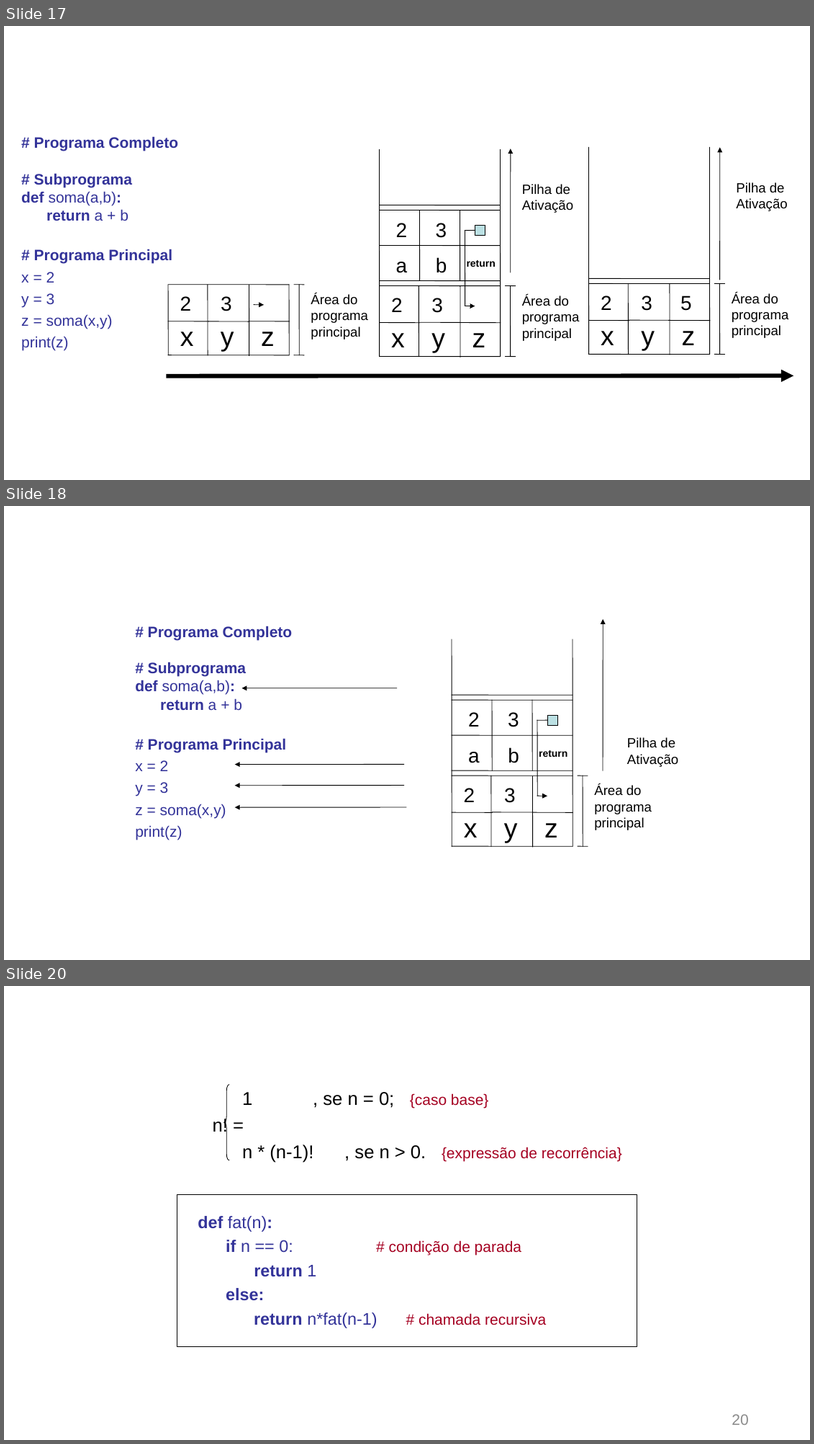
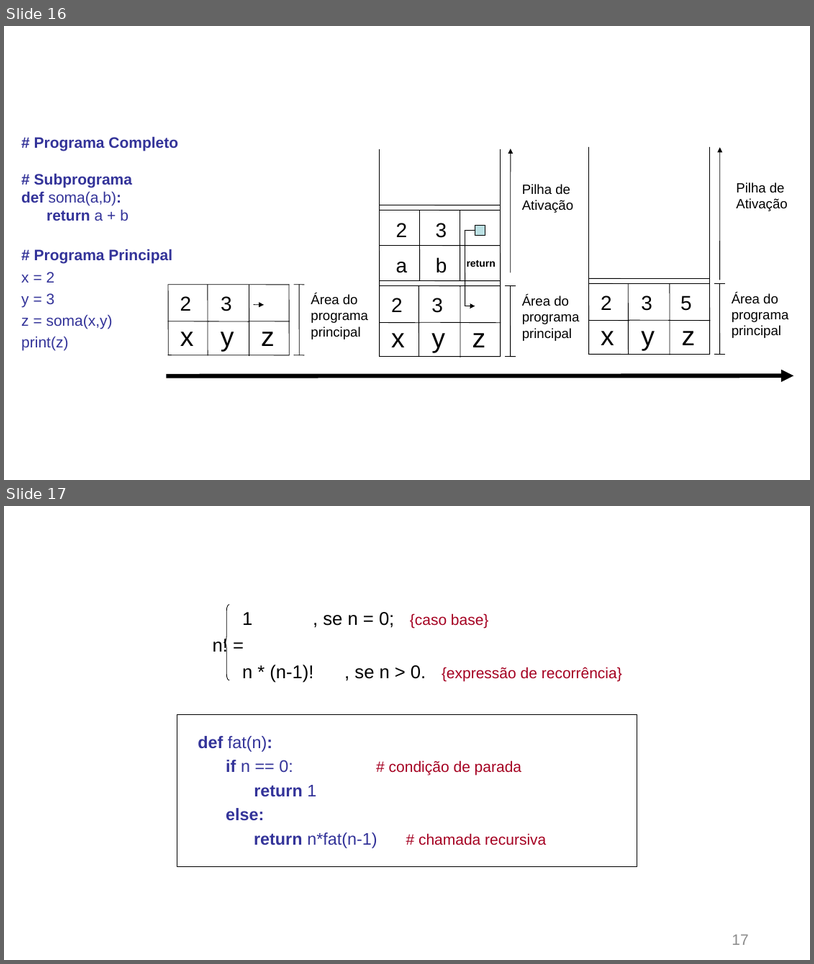
Before and after one commit to psloliveirajr/Introducao_a_Python3, a slide deck: img/imagens.pptx. Shown one above the other, each under a label of ours: slides 17, 18 and 20 before the commit, slides 16 and 17 after it; the slides between them are not shown. The pictures are 814x1444 and 814x964 pixels, drawn with LibreOffice and Linux fonts; fonts in the diff are those of the drawing. Boxes give left, top, right and bottom in pixels: in the first picture for what was removed or moved away, otherwise in the second. Text is boxed around its words. In the diff, an @@ line names an element or a change of style, - is before the commit and + after.

```diff
--- a/img/imagens.pptx
+++ b/img/imagens.pptx
@@ slide 18 removed at (x1=4, y1=506, x2=810, y2=960), background #FFFFFF @@
@@ text removed at (x1=135, y1=626, x2=293, y2=839) @@
-# Programa Completo
-# Subprograma
-def soma(a,b):
-return a + b
-# Programa Principal
-x = 2
-y = 3
-z = soma(x,y)
-print(z)
@@ arrow removed from (397, 688) to (242, 688) @@
@@ arrow removed from (404, 764) to (235, 764) @@
@@ arrow removed from (404, 785) to (235, 785) @@
@@ arrow removed from (407, 807) to (235, 807) @@
@@ group removed at (x1=453, y1=619, x2=679, y2=847): 20 lines, 12 texts, 2 arrows, 1 rectangle @@
-Pilha de
-Ativação
-x
-Área do
-programa
-principal
-2
-y
-3
-z
-a
-b
-return
-3
-2
@@ what was slide 17 is now slide 16 @@
@@ what was slide 20 is now slide 17 @@
@@ page number at (x1=732, y1=934, x2=748, y2=944): text changed @@
-20
+17
```
Also in this commit, not shown: 1 slide changed, 2 other slides removed, 5 other files.
